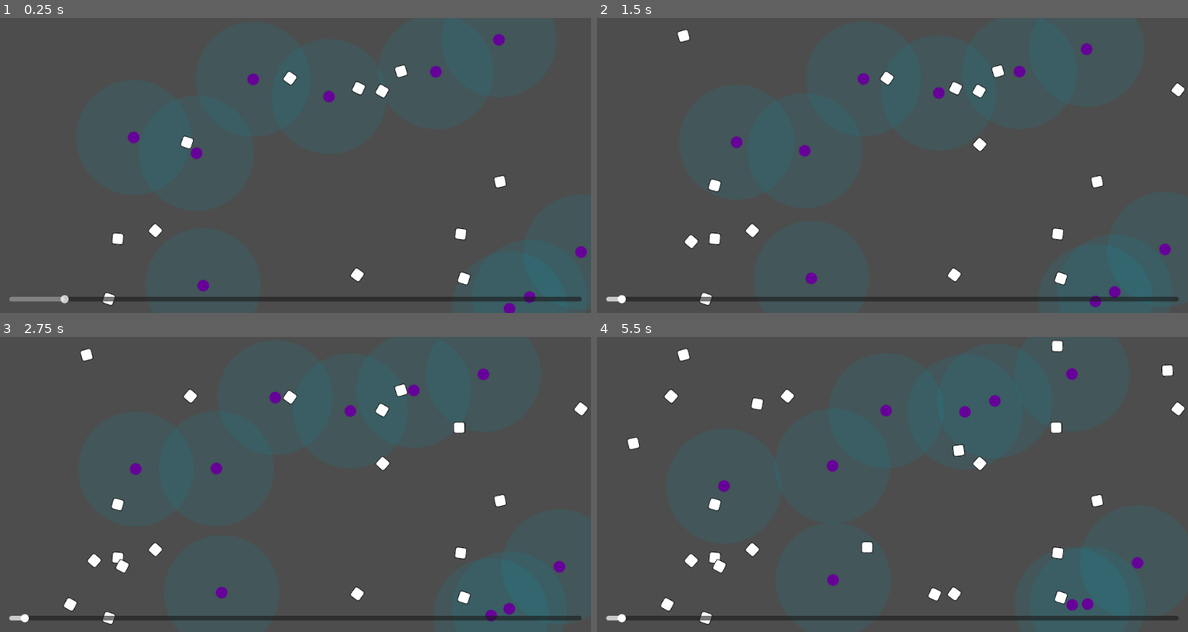
Above: before the commit, frames 1-4 (two rows, left to right).
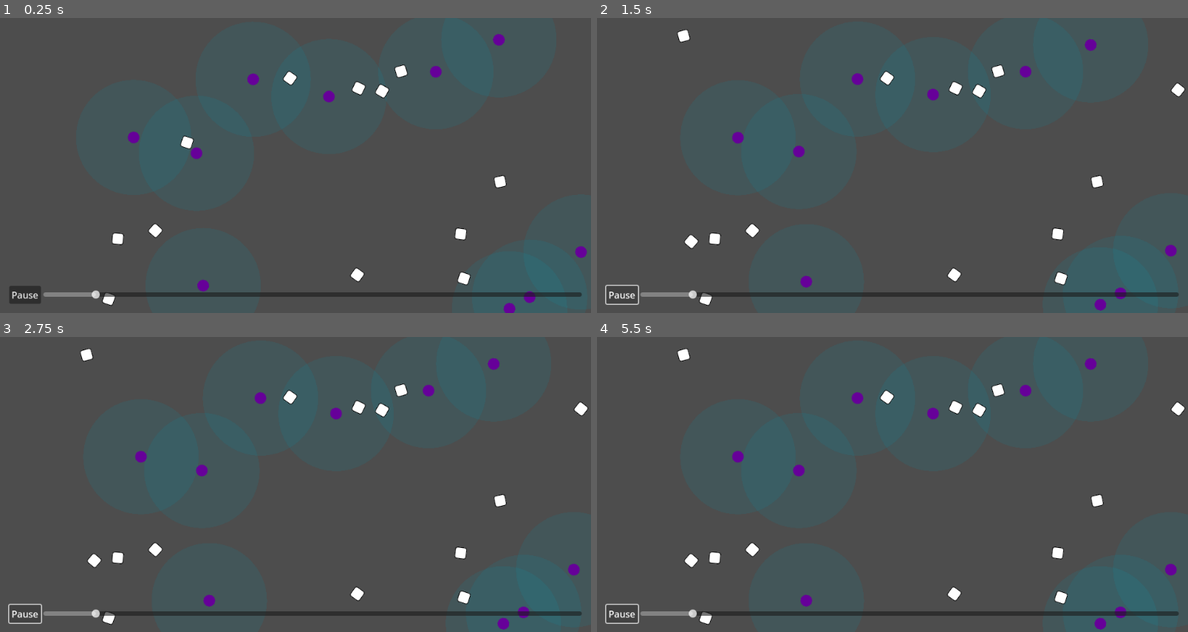
Above: after the commit, the same moments.

Repository: wivest/Natural-Selection
Game: Godot game, scene res://scenes/main.tscn
The game is run twice, just before and just after one commit, with the same random seed, the same clock (stepped at 60 frames per second) and the same inputs.
Inputs (mouse positions are in pixels of both pictures, inside the frame that each line leads up to):
- Up to frame 1 (0.25 s): no input
- Up to frame 2 (1.5 s): click (620, 295) at 0.5 s, where only the run after the commit has a clickable "Pause"
- Up to frame 3 (2.75 s): no input
- Up to frame 4 (5.5 s): no input

The runs differ from the first frame. In frame 1, 3.0% of the frame differs, in the area x 1-99%, y 90-97%; in frame 2, 3.8%; in frame 3, 4.6%; in frame 4, 5.7%, in the area x 1-99%, y 1-100%.

Commit message:
feat: create pause button

Diff:
--- a/scenes/main.tscn
+++ b/scenes/main.tscn
@@ -1,7 +1,8 @@
-[gd_scene load_steps=4 format=3 uid="uid://b57fcx5wnkjjp"]
+[gd_scene load_steps=5 format=3 uid="uid://b57fcx5wnkjjp"]
 
 [ext_resource type="PackedScene" uid="uid://cgm3b22nd4ulf" path="res://scenes/field/field.tscn" id="1_30vq0"]
 [ext_resource type="Script" path="res://scenes/field/parameters.gd" id="2_g82rb"]
+[ext_resource type="Script" path="res://ui/button.gd" id="3_8cj3a"]
 
 [sub_resource type="Resource" id="Resource_iprm4"]
 resource_local_to_scene = true
@@ -26,6 +27,7 @@
 [node name="Camera2D" type="Camera2D" parent="World"]
 
 [node name="GUI" type="CanvasLayer" parent="."]
+process_mode = 3
 
 [node name="Control" type="Control" parent="GUI"]
 layout_mode = 3
@@ -53,6 +55,11 @@
 layout_mode = 2
 alignment = 1
 
+[node name="Button" type="Button" parent="GUI/Control/BottomContainer/HBoxContainer"]
+layout_mode = 2
+text = "Pause"
+script = ExtResource("3_8cj3a")
+
 [node name="Speed" type="HSlider" parent="GUI/Control/BottomContainer/HBoxContainer"]
 layout_mode = 2
 size_flags_horizontal = 3
@@ -62,4 +69,5 @@
 step = 0.0
 value = 1.0
 
+[connection signal="pressed" from="GUI/Control/BottomContainer/HBoxContainer/Button" to="GUI/Control/BottomContainer/HBoxContainer/Button" method="_on_pressed"]
 [connection signal="value_changed" from="GUI/Control/BottomContainer/HBoxContainer/Speed" to="World/Field" method="_on_speed_value_changed"]
--- /dev/null
+++ b/ui/button.gd
@@ -0,0 +1,5 @@
+extends Button
+
+func _on_pressed():
+	var tree := get_tree()
+	tree.paused = not tree.paused
